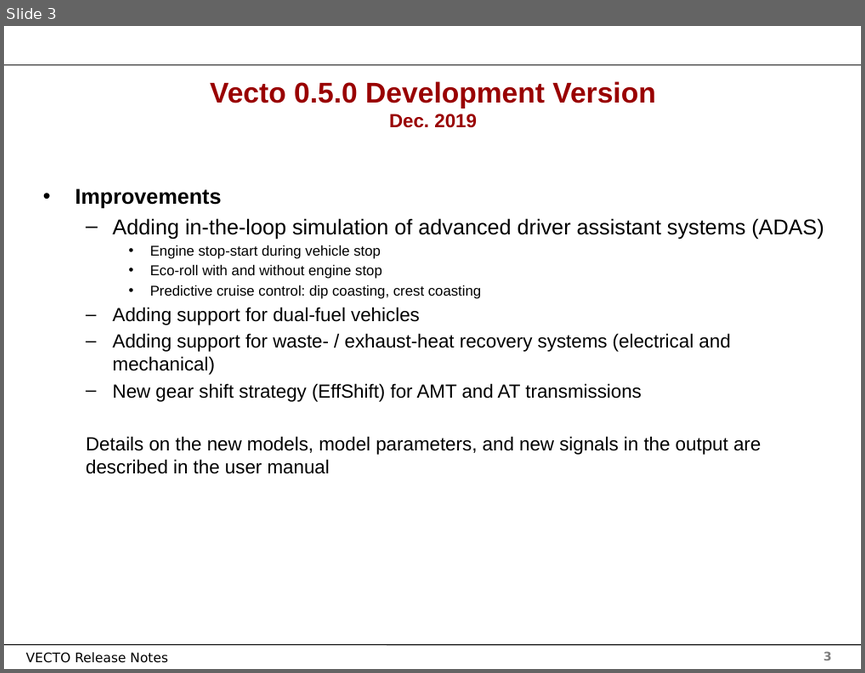
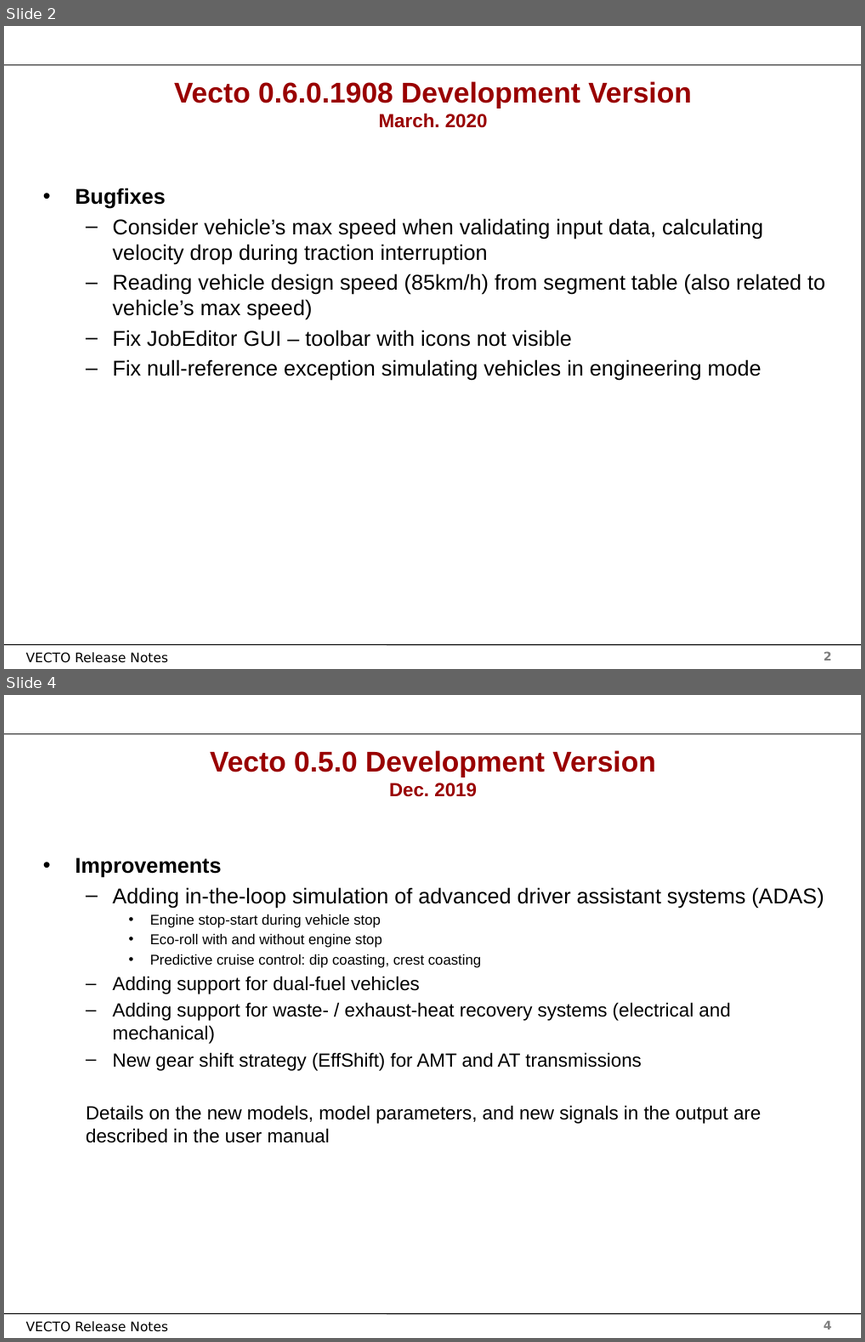
Before and after one commit to tanawadeatharva/BharatVECTO, a slide deck: Documentation/User Manual Source/Release Notes Vecto3.x.pptx. Shown one above the other, each under a label of ours: slide 3 before the commit, slides 2 and 4 after it; the slides between them are not shown. The pictures are 865x673 and 865x1342 pixels, drawn with LibreOffice and Linux fonts; fonts in the diff are those of the drawing; background and template pictures are left out. Boxes give left, top, right and bottom in pixels: in the first picture for what was removed or moved away, otherwise in the second. Text is boxed around its words. In the diff, an @@ line names an element or a change of style, - is before the commit and + after.

Commit message:
bugfix summary data container - null reference exception
(cherry picked from commit 40f6ba5e45248695f49a417f5f66f8fef73461bb)

```diff
--- a/Documentation/User Manual Source/Release Notes Vecto3.x.pptx
+++ b/Documentation/User Manual Source/Release Notes Vecto3.x.pptx
@@ slide 2 added at [4, 26, 861, 669], background #FFFFFF; not listed: 4 template elements that a slide beside it also shows @@
@@ title added at [174, 81, 691, 128], 24 pt, text #990000, bold @@
+Vecto 0.6.0.1908 Development Version
+March. 2020
@@ text added at [75, 188, 825, 380], 18 pt, text #000000 @@
+• Bugfixes
+  – Consider vehicle’s max speed when validating input data, calculating velocity drop during traction interruption
+  – Reading vehicle design speed (85km/h) from segment table (also related to vehicle’s max speed)
+  – Fix JobEditor GUI – toolbar with icons not visible
+  – Fix null-reference exception simulating vehicles in engineering mode
@@ what was slide 3 is now slide 4 @@
@@ page number at [823, 1321, 832, 1329]: text changed @@
-3
+4
```
Also in this commit, not shown: 2 slides changed, 1 other file.
